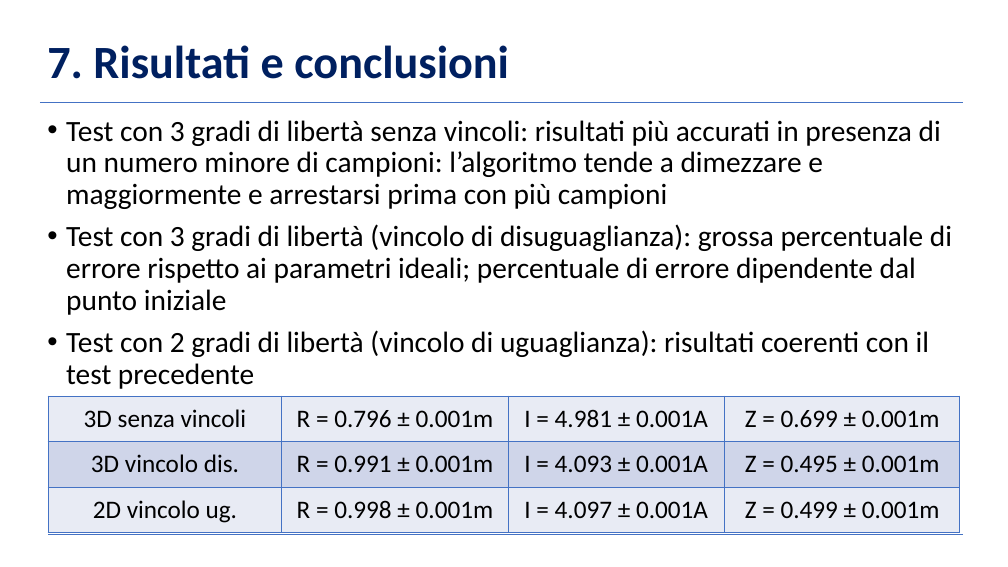
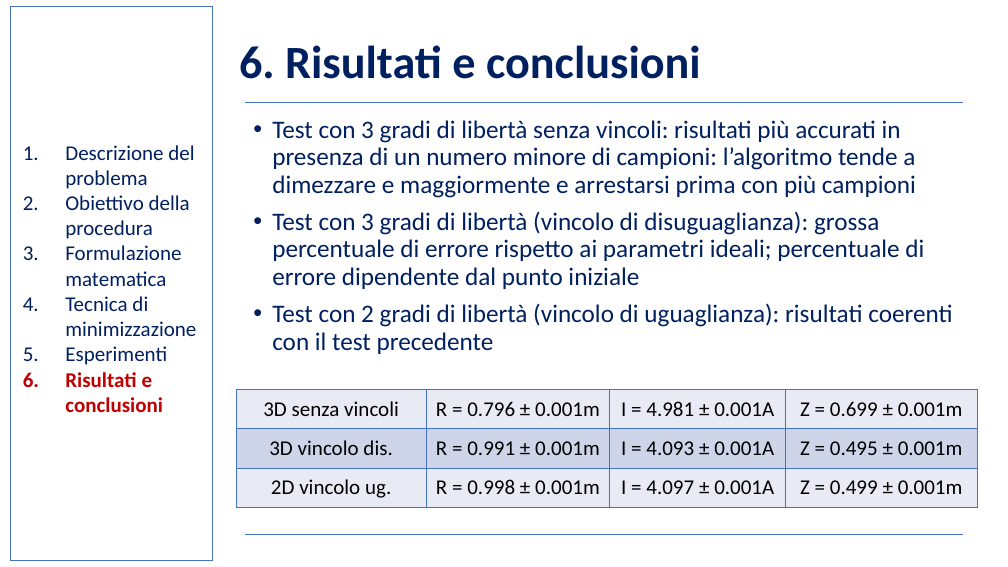
Before and after one commit to BernardoGiordano/NelderMeadMethod, a slide deck: slide 19 of writeup/Slides.pptx. Drawn at 1008x567 pixels with LibreOffice and Linux fonts; fonts in the diff are those of the drawing; background and template pictures are left out. Boxes give left, top, right and bottom in pixels: in the first picture for what was removed or moved away, otherwise in the second. Text is boxed around its words. In the diff, an @@ line names an element or a change of style, - is before the commit and + after.

```diff
--- a/writeup/Slides.pptx
+++ b/writeup/Slides.pptx
@@ rectangle added at box(11, 6, 212, 561), outline #4472C4 1 pt @@
@@ title at box(239, 45, 701, 79): text changed @@
-7. Risultati e conclusioni
+6. Risultati e conclusioni
@@ line moved from (40, 102) - (963, 102) to (245, 102) - (963, 102) @@
@@ text "Test con 3 gradi di ...": place and size @@
-text "Test con 3 gradi di ..." at box(66, 120, 952, 389)
+text "Test con 3 gradi di ..." at box(272, 120, 952, 354)
@@ text "Test con 3 gradi di ..." at box(272, 120, 952, 354): size 28 to 24 pt, text colour #000000 to #002060 @@
@@ text added at box(65, 145, 196, 412), 20 pt, text #002060 @@
+1. Descrizione del problema
+2. Obiettivo della procedura
+3. Formulazione matematica
+4. Tecnica di minimizzazione
+5. Esperimenti
+6. Risultati e conclusioni
@@ table at box(236, 389, 977, 507) @@
@@ size 24 to 20 pt @@
@@ table: place and size @@
-table at box(48, 396, 960, 533)
+table at box(236, 389, 977, 507)
@@ line moved from (48, 535) - (963, 535) to (245, 535) - (963, 535) @@
```
Also in this commit, not shown: 18 other slides changed, 9 other files.
